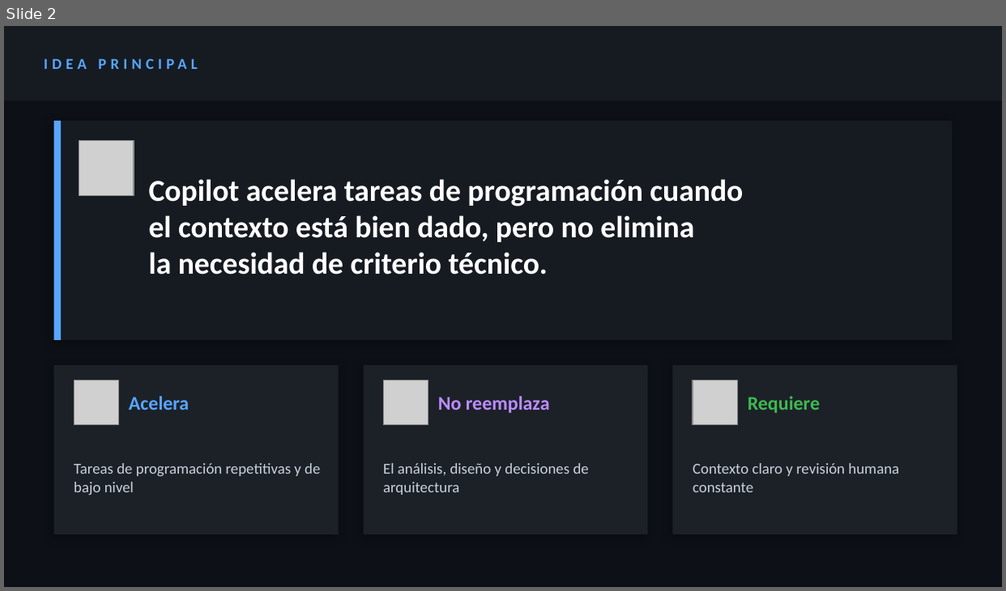
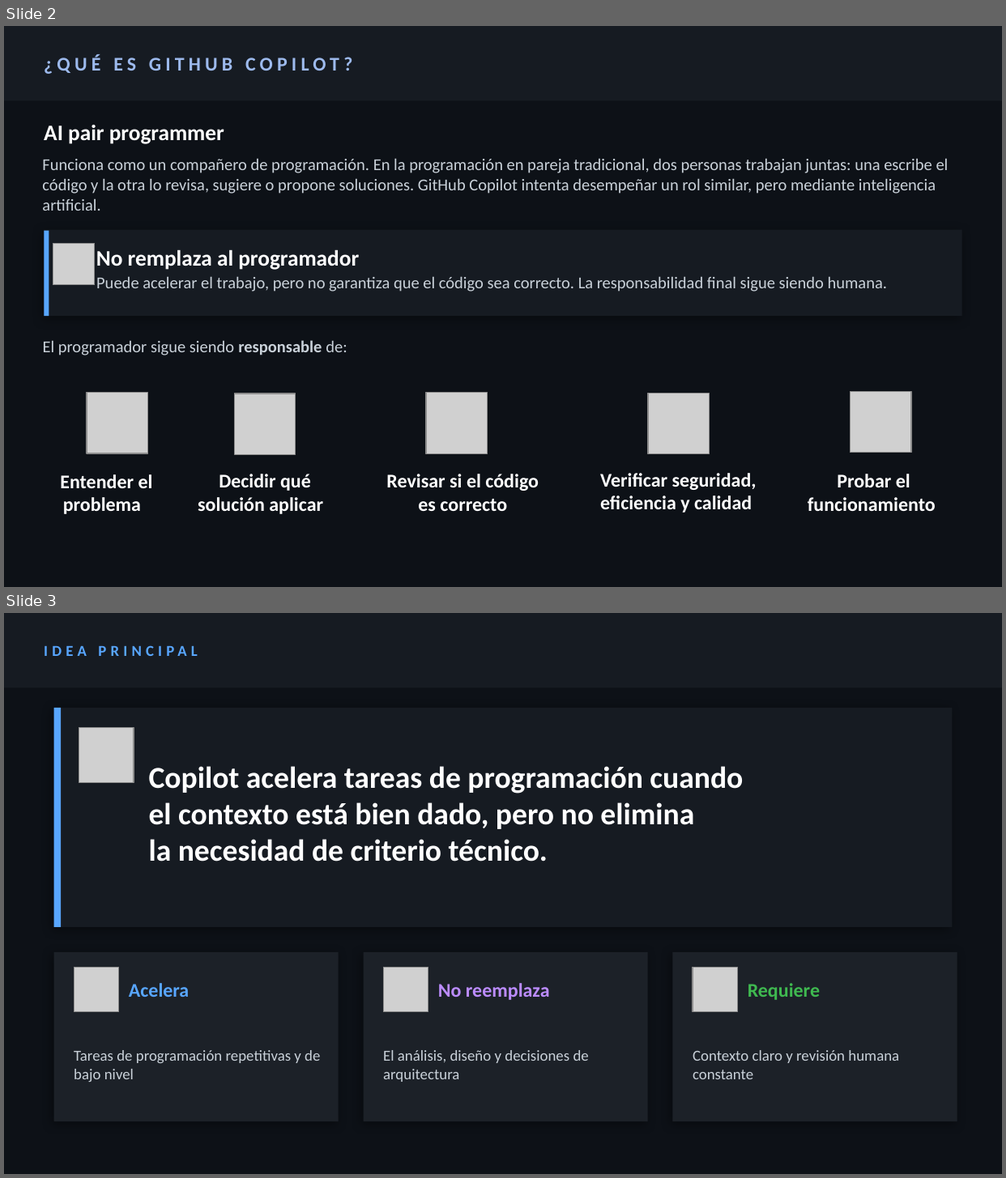
Before and after one commit to luciaviera/investigacion-GtiHubCopilot-FIS, a slide deck: presentacion.pptx. Shown one above the other, each under a label of ours: slide 2 before the commit, slides 2 and 3 after it. The pictures are 1006x591 and 1006x1178 pixels, drawn with LibreOffice and Linux fonts; fonts in the diff are those of the drawing; grey boxes stand for pictures. Boxes give left, top, right and bottom in pixels: in the first picture for what was removed or moved away, otherwise in the second. Text is boxed around its words. In the diff, an @@ line names an element or a change of style, - is before the commit and + after.

```diff
--- a/presentacion.pptx
+++ b/presentacion.pptx
@@ slide 2 added at [4,26,1002,587], background #0D1117 @@
@@ rectangle added at [4,26,1002,101], fill #161B22 @@
@@ text added at [44,54,352,74], 14 pt, text #9DBAED, bold @@
+¿QUÉ ES GITHUB COPILOT?
@@ text added at [44,125,224,144], 16 pt, text #FFFFFF, bold @@
+AI pair programmer
@@ text added at [42,158,948,211], 12 pt, text #C9D1D9 @@
+Funciona como un compañero de programación. En la programación en pareja tradicional, dos personas trabajan juntas: una escribe el código y la otra lo revisa, sugiere o propone soluciones. GitHub Copilot intenta desempeñar un rol similar, pero mediante inteligencia artificial.
@@ rectangle added at [44,229,962,315], fill #161B22 @@
@@ rectangle added at [44,231,49,317], fill #58A6FF @@
@@ picture added at [53,244,95,285] @@
@@ text added at [96,250,359,270], 16 pt, text #FFFFFF, bold @@
+No remplaza al programador
@@ text added at [96,276,887,292], 12 pt, text #C9D1D9 @@
+Puede acelerar el trabajo, pero no garantiza que el código sea correcto. La responsabilidad final sigue siendo humana.
@@ text added at [43,340,347,356], 12 pt, text #C9D1D9 @@
+El programador sigue siendo responsable de:
@@ picture added at [87,392,147,453] @@
@@ picture added at [235,393,296,454] @@
@@ picture added at [426,393,487,454] @@
@@ picture added at [648,393,709,454] @@
@@ picture added at [850,392,911,453] @@
@@ text added at [60,475,153,514], 14 pt, text #FFFFFF, bold @@
+Entender el problema
@@ text added at [198,474,323,514], 14 pt, text #FFFFFF, bold @@
+Decidir qué solución aplicar
@@ text added at [386,474,539,511], 14 pt, text #FFFFFF, bold @@
+Revisar si el código es correcto
@@ text added at [600,473,756,513], 14 pt, text #FFFFFF, bold @@
+Verificar seguridad, eficiencia y calidad
@@ text added at [808,474,936,511], 14 pt, text #FFFFFF, bold @@
+Probar el funcionamiento
@@ what was slide 2 is now slide 3 @@
```
Also in this commit, not shown: 1 slide changed, 10 other slides added, 2 slides removed.
